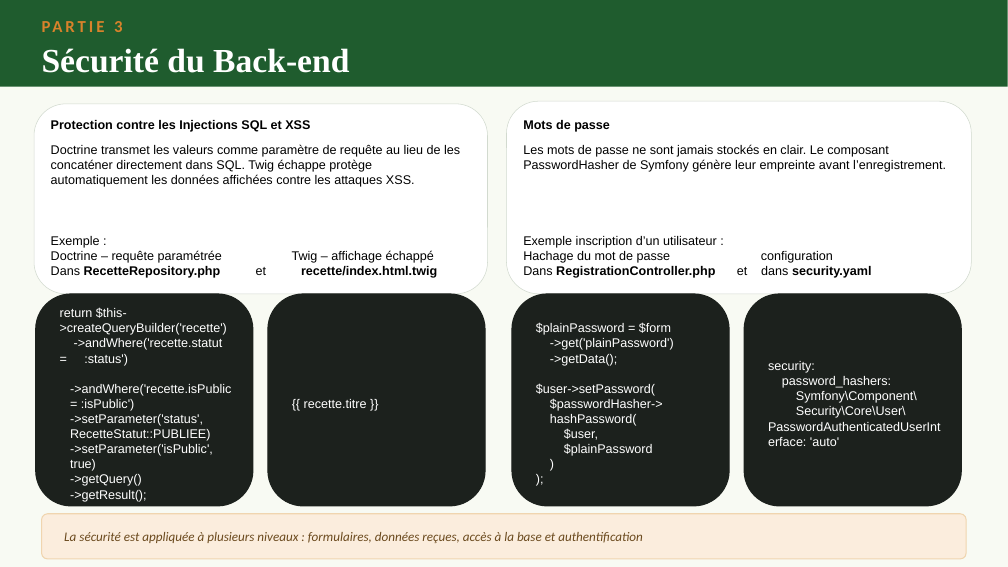
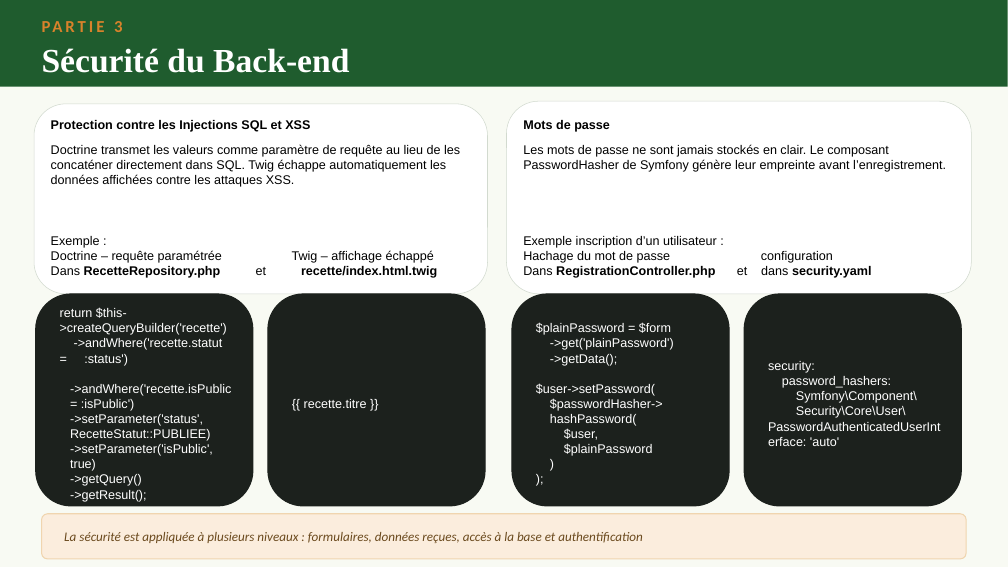
Before and after one commit to Berangere71/Au_fil_des_saisons, a slide deck: slide 33 of Au_fil_des_saisons_soutenance_corrigee.pptx. Drawn at 1008x567 pixels with LibreOffice and Linux fonts; fonts in the diff are those of the drawing. Boxes give left, top, right and bottom in pixels: in the first picture for what was removed or moved away, otherwise in the second. Text is boxed around its words. In the diff, an @@ line names an element or a change of style, - is before the commit and + after.

```diff
--- a/Au_fil_des_saisons_soutenance_corrigee.pptx
+++ b/Au_fil_des_saisons_soutenance_corrigee.pptx
@@ text in rounded rectangle at [51,144,460,187]: text changed @@
-Doctrine transmet les valeurs comme paramètre de requête au lieu de les concaténer directement dans SQL. Twig échappe protège automatiquement les données affichées contre les attaques XSS.
+Doctrine transmet les valeurs comme paramètre de requête au lieu de les concaténer directement dans SQL. Twig échappe automatiquement les données affichées contre les attaques XSS.
```
Also in this commit, not shown: 6 other slides changed, 36 other files.
